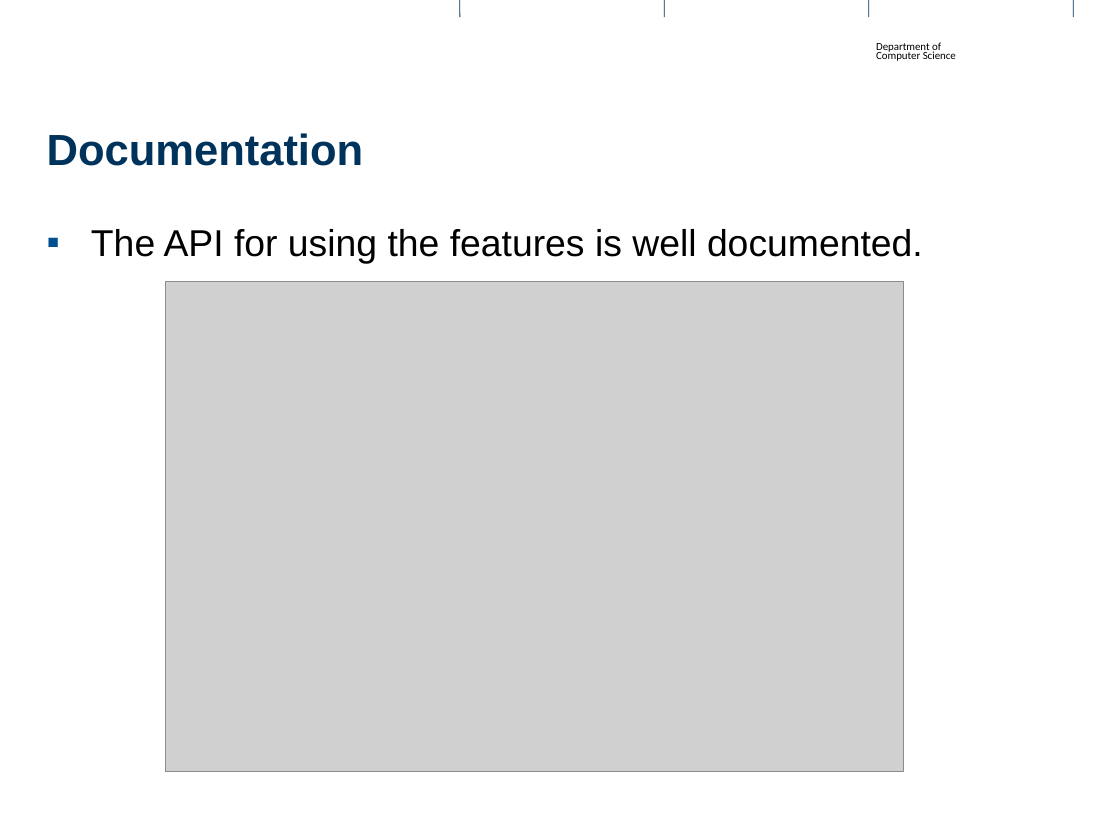
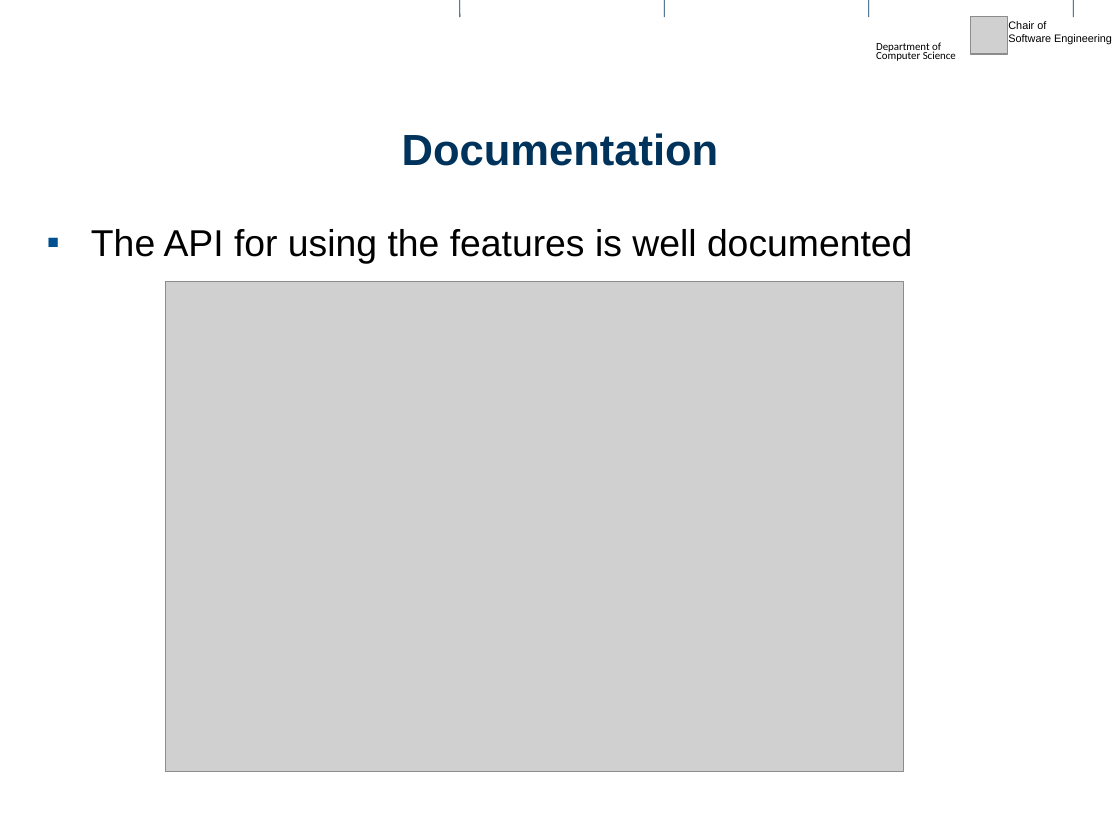
Before and after one commit to kediamanav/Mantra, a slide deck: slide 11 of server_app/my_project.pptx (slide 14 before the commit). Drawn at 1120x840 pixels with LibreOffice and Linux fonts; fonts in the diff are those of the drawing; grey boxes stand for pictures; background and template pictures are left out. Boxes give left, top, right and bottom in pixels: in the first picture for what was removed or moved away, otherwise in the second. Text is boxed around its words. In the diff, an @@ line names an element or a change of style, - is before the commit and + after.

```diff
--- a/server_app/my_project.pptx
+++ b/server_app/my_project.pptx
@@ picture added at (971, 17, 1008, 55) @@
@@ text added at (1008, 21, 1112, 44), 7 pt, text #000000 @@
+Chair of
+Software Engineering
@@ title "Documentation" at (402, 133, 719, 166): alignment left to centre @@
@@ text at (91, 229, 912, 263): text changed @@
-▪ The API for using the features is well documented.
+▪ The API for using the features is well documented
```
Also in this commit, not shown: 13 other slides changed, 2 slides added, 4 slides removed, 4 other files.
